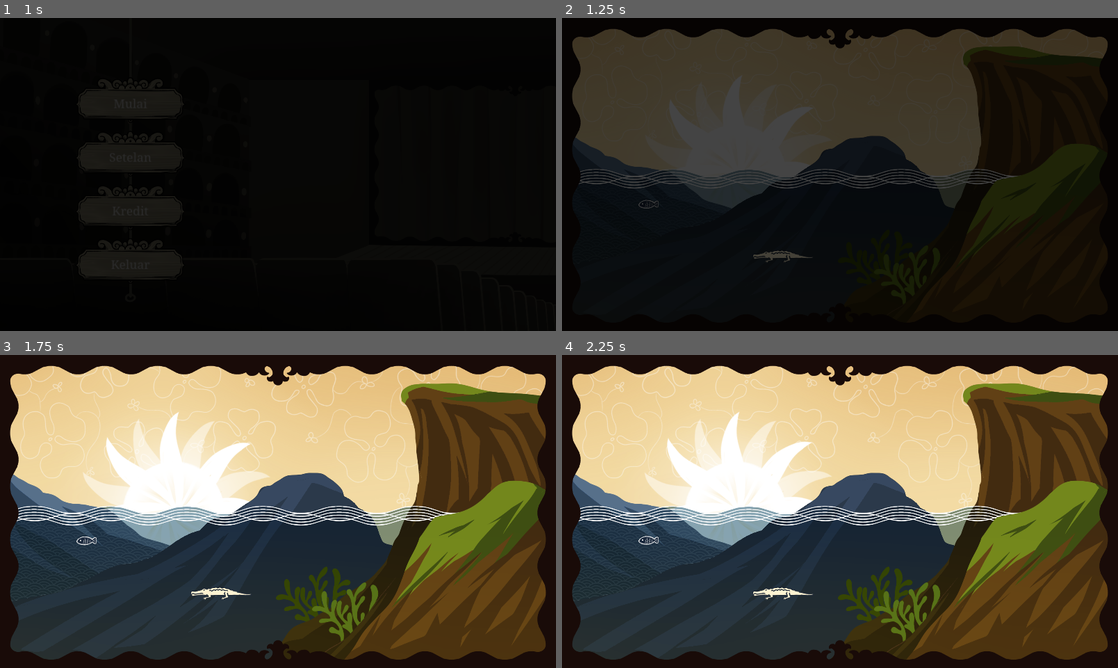
Above: before the commit, frames 1-4 (two rows, left to right).
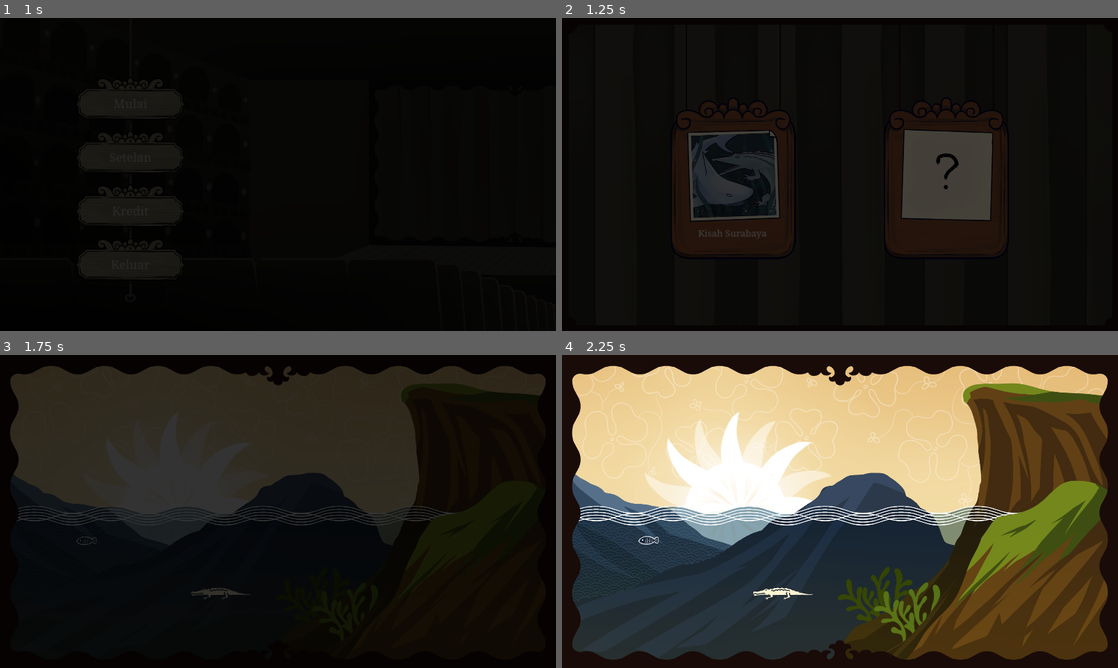
Above: after the commit, the same moments.

Repository: istamarahsan/youma-gemastik-2023
Game: Godot game, scene res://main.tscn
Two runs of this game, one before a commit and one after it. Both use one fixed random seed, a clock stepped at 60 frames per second and the inputs below.
Inputs (mouse positions are in pixels of both pictures, inside the frame that each line leads up to):
- Up to frame 1 (1 s): click "Mulai" at 0.5 s
- Up to frame 2 (1.25 s): no input
- Up to frame 3 (1.75 s): click (172, 511) at 1.27 s
- Up to frame 4 (2.25 s): move the mouse to (650, 542) at 2.02 s; click (650, 542) at 2.17 s

Frame 1 is identical in both runs. In frame 2, 38% of the frame differs, in the area x 1-99%, y 3-78%; in frame 3, 86%, in the area x 1-99%, y 3-98%; in frame 4, nothing differs.

Commit message:
level select

Diff:
--- a/main.gd
+++ b/main.gd
@@ -3,9 +3,12 @@
 enum UpperState {
 	MainMenu,
 	Game,
+	LevelSelect,
 	Credits,
 	Settings
 }
+
+const level_select_scene: PackedScene = preload("res://ui/level-select-teaser/level_select_teaser.tscn")
 
 @export var main_menu_scene: PackedScene
 @export var game_scene: PackedScene
@@ -15,6 +18,7 @@
 var main_menu: MainMenu
 var settings: SettingsMenu
 var game: Game
+var level_select: LevelSelect
 var state: UpperState
 
 func _ready():
@@ -32,16 +36,31 @@
 func _hook_up_game(node: Game):
 	node.quit_to_main_menu.connect(_on_game_quit_to_main_menu)
 
-func _on_main_menu_play():
-	if state != UpperState.MainMenu:
+func _hook_up_level_select(node: LevelSelect):
+	node.start.connect(_on_level_select_start)
+
+func _on_level_select_start():
+	if state != UpperState.LevelSelect:
 		return
 	state = UpperState.Game
 	transition_cover.close()
 	await transition_cover.done
-	main_menu.queue_free()
+	level_select.queue_free()
 	game = game_scene.instantiate() as Game
 	_hook_up_game(game)
 	add_child(game)
+	transition_cover.open()
+
+func _on_main_menu_play():
+	if state != UpperState.MainMenu:
+		return
+	state = UpperState.LevelSelect
+	transition_cover.close()
+	await transition_cover.done
+	main_menu.queue_free()
+	level_select = level_select_scene.instantiate() as LevelSelect
+	_hook_up_level_select(level_select)
+	add_child(level_select)
 	transition_cover.open()
 
 func _on_main_menu_settings():
--- /dev/null
+++ b/ui/level-select-teaser/level_select_teaser.gd
@@ -0,0 +1,9 @@
+extends Control
+class_name LevelSelect
+
+signal start
+
+@onready var surabaya_label: Label = $Label
+
+func _on_button_button_up():
+	start.emit()
--- /dev/null
+++ b/ui/level-select-teaser/level_select_teaser.tscn
@@ -0,0 +1,43 @@
+[gd_scene load_steps=4 format=3 uid="uid://gysde3qt6na5"]
+
+[ext_resource type="Script" path="res://ui/level-select-teaser/level_select_teaser.gd" id="1_p64u8"]
+[ext_resource type="Texture2D" uid="uid://dfto0f4327ik" path="res://assets/ui/Level Select Menu/Level Select Menu Guide.png" id="2_1cvw5"]
+[ext_resource type="Theme" uid="uid://44i6ats70703" path="res://assets/youma_theme.tres" id="2_d4ycx"]
+
+[node name="LevelSelect" type="Control"]
+layout_mode = 3
+anchors_preset = 0
+offset_right = 1920.0
+offset_bottom = 1080.0
+script = ExtResource("1_p64u8")
+
+[node name="BG" type="TextureRect" parent="."]
+layout_mode = 1
+anchors_preset = 15
+anchor_right = 1.0
+anchor_bottom = 1.0
+grow_horizontal = 2
+grow_vertical = 2
+texture = ExtResource("2_1cvw5")
+
+[node name="Label" type="Label" parent="."]
+layout_mode = 0
+offset_left = 460.0
+offset_top = 710.0
+offset_right = 718.0
+offset_bottom = 776.0
+theme = ExtResource("2_d4ycx")
+theme_override_font_sizes/font_size = 32
+text = "Kisah Surabaya"
+horizontal_alignment = 1
+vertical_alignment = 1
+
+[node name="Button" type="Button" parent="."]
+layout_mode = 0
+offset_left = 421.0
+offset_top = 386.0
+offset_right = 756.0
+offset_bottom = 704.0
+flat = true
+
+[connection signal="button_up" from="Button" to="." method="_on_button_button_up"]
Not shown: 2 places in main.tscn that only renumber resources
